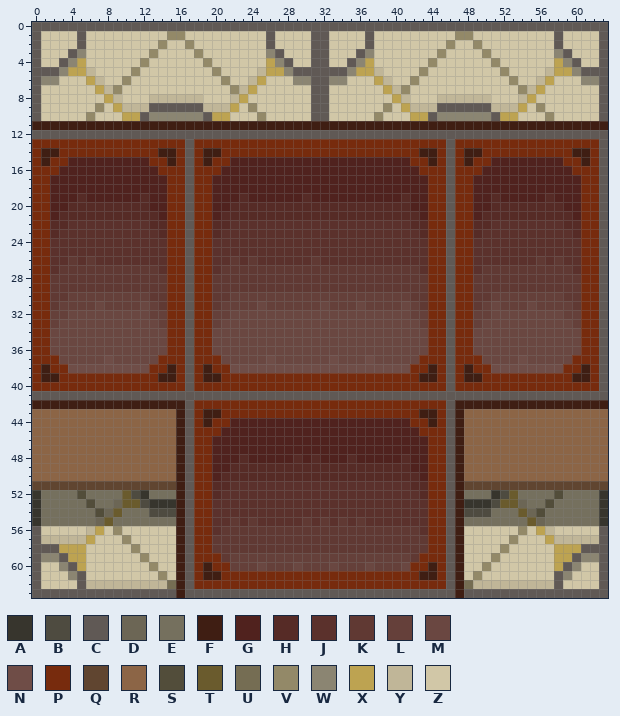
Pixel-art sprite -- SanityRush/Assets/Resources/Sprites/T_Wall_1.png. Above: the version before the commit.
The file is 64x64 pixels. Colours within 5 levels of each other are drawn and written as one.
Palette (. is transparent): A #37352d  B #4e4b40  C #605955  D #6c6655  E #75705e  F #3f1e13  G #50221e  H #562b26  J #5b312c  K #603933  L #65403a  M #6a4741  N #6f4d47  P #772b0d  Q #604530  R #8c6546  S #524d3a  T #6a5b2d  U #756d53  V #938968  W #8b8572  X #bda351  Y #c0b698  Z #d1c7a7
Pixels before (only the part around the change), first column x 0:
 9 CZZZZZZVZXYYYCCCCCCYYYXZVZZZZZZCCZZZZZZVZXYYYCCCCCCYYYXZVZZZZZZC
10 CZZZZZVZZZXXCWWWWWWCXXZZZVZZZZZCCZZZZZVZZZXXCWWWWWWCXXZZZVZZZZZC
11 FFFFFFFFFFFFFFFFFFFFFFFFFFFFFFFFFFFFFFFFFFFFFFFFFFFFFFFFFFFFFFFF
12 CCCCCCCCCCCCCCCCCCCCCCCCCCCCCCCCCCCCCCCCCCCCCCCCCCCCCCCCCCCCCCCC
13 PPPPPPPPPPPPPPPPPCPPPPPPPPPPPPPPPPPPPPPPPPPPPPCPPPPPPPPPPPPPPPPC
14 PFFPPPPPPPPPPPFFPCPFFPPPPPPPPPPPPPPPPPPPPPPFFPCPFFPPPPPPPPPPFFPC
15 PFPPGGGGGGGGGPPFPCPFPPGGGGGGGGGGGGGGGGGGGGPPFPCPFPPGGGGGGGGPPFPC
16 PPPGGGGGGGGGGGPPPCPPPGGGGGGGGGGGGGGGGGGGGGGPPPCPPPGGGGGGGGGGPPPC
17 PPGGGGGGGGGGGGGPPCPPGGGGGGGGGGGGGGGGGGGGGGGGPPCPPGGGGGGGGGGGGPPC
18 PPGGGGGGGGGGGGGPPCPPGGGGGGGGGGGGGGGGGGGGGGGGPPCPPGGGGGGGGGGGGPPC
19 PPGGGHGGGGGGHGGPPCPPGGGHGGGGGGHGGGGGGGGGGHGGPPCPPGGHGGGGGHGGGPPC
20 PPGGHHHHHHHHHGGPPCPPGGHHHHHHHHHHHHHHHHHHHHGGPPCPPGGHHHHHHHHGGPPC
21 PPGHHHHHHHHHHHGPPCPPGHHHHHHHHHHHHHHHHHHHHHHGPPCPPGHHHHHHHHHHGPPC
22 PPHHJJJJJJJJJHHPPCPPHHJJJJJJJJJJJJJJJJJJJJHHPPCPPHHJJJJJJJJHHPPC
23 PPHJJJJJJJJJJJHPPCPPHJJJJJJJJJJJJJJJJJJJJJJHPPCPPHJJJJJJJJJJHPPC
24 PPJJJJJJJJJJJJJPPCPPJJJJJJJJJJJJJJJJJJJJJJJJPPCPPJJJJJJJJJJJJPPC
25 PPJJJJJJJJJJJJJPPCPPJJJJJJJJJJJJJJJJJJJJJJJJPPCPPJJJJJJJJJJJJPPC
26 PPJJKJKJJJJJJJJPPCPPJJKJKJJJJJJKJJJJJJJJJJJJPPCPPJJJJJJJKJKJJPPC
27 PPJKKKKKKKKKKKJPPCPPJKKKKKKKKKKKKKKKKKKKKKKJPPCPPJKKKKKKKKKKJPPC
28 PPKKKKKKKKKKKKKPPCPPKKKKKKKKKKKKKKKKKKKKKKKKPPCPPKKKKKKKKKKKKPPC
29 PPKKKKKKKKKKKKKPPCPPKKKKKKKKKKKKKKKKKKKKKKKKPPCPPKKKKKKKKKKKKPPC
30 PPKKLLLLLLLLLKKPPCPPKKLLLLLLLLLLLLLLLLLLLLKKPPCPPKKLLLLLLLLKKPPC
31 PPKLLLLMLLLLMLKPPCPPKLLLLMLLLLLLMLLLMLLLLMLKPPCPPKLMLLLMLLLLKPPC
32 PPLLMMMMMMMMMLLPPCPPLLMMMMMMMMMMMMMMMMMMMMLLPPCPPLLMMMMMMMMLLPPC
33 PPLMMMMMMMMMMMLPPCPPLMMMMMMMMMMMMMMMMMMMMMMLPPCPPLMMMMMMMMMMLPPC
34 PPMMMMMMMMMMMMMPPCPPMMMMMMMMMMMMMMMMMMMMMMMMPPCPPMMMMMMMMMMMMPPC
35 PPMMMMMMMMMMMMMPPCPPMMMMMMMMMMMMMMMMMMMMMMMMPPCPPMMMMMMMMMMMMPPC
36 PPMMMMMMMMMMMMMPPCPPMMMMMMMMMMMMMMMMMMMMMMMMPPCPPMMMMMMMMMMMMPPC
37 PPPMMMMMNMMMMMPPPCPPPMMMMMNMMMMMMNMMMNMMMMMPPPCPPPMMMMNMMMMMPPPC
38 PFPPNNNNNNNNNPPFPCPFPPNNNNNNNNNNNNNNNNNNNNPPFPCPFPPNNNNNNNNPPFPC
39 PFFPPPPPPPPPPPFFPCPFFPPPPPPPPPPPPPPPPPPPPPPFFPCPFFPPPPPPPPPPFFPC
40 PPPPPPPPPPPPPPPPPCPPPPPPPPPPPPPPPPPPPPPPPPPPPPCPPPPPPPPPPPPPPPPC
41 CCCCCCCCCCCCCCCCCCCCCCCCCCCCCCCCCCCCCCCCCCCCCCCCCCCCCCCCCCCCCCCC
42 FFFFFFFFFFFFFFFFFCPPPPPPPPPPPPPPPPPPPPPPPPPPPPCFFFFFFFFFFFFFFFFF
43 RRRRRRRRRRRRRRRRFCPFFPPPPPPPPPPPPPPPPPPPPPPFFPCFRRRRRRRRRRRRRRRR
44 RRRRRRRRRRRRRRRRFCPFPPGGGGGGGGGGGGGGGGGGGGPPFPCFRRRRRRRRRRRRRRRR
45 RRRRRRRRRRRRRRRRFCPPPGGGGGGGGGGGGGGGGGGGGGGPPPCFRRRRRRRRRRRRRRRR
46 RRRRRRRRRRRRRRRRFCPPGGGGGGGGGGGGGGGGGGGGGGGGPPCFRRRRRRRRRRRRRRRR
47 RRRRRRRRRRRRRRRRFCPPGGGGGGGGGGGGGGGGGGGGGGGGPPCFRRRRRRRRRRRRRRRR
48 RRRRRRRRRRRRRRRRFCPPGGGHGGGGGHGHGGGHGGGGGHGGPPCFRRRRRRRRRRRRRRRR
49 RRRRRRRRRRRRRRRRFCPPGGHHHHHHHHHHHHHHHHHHHHGGPPCFRRRRRRRRRRRRRRRR
50 RRRRRRRRRRRRRRRRFCPPGHHHHHHHHHHHHHHHHHHHHHHGPPCFRRRRRRRRRRRRRRRR
51 QQQQQQQQQQQQQQQQFCPPHHJJJJJJJJJJJJJJJJJJJJHHPPCFQQQQQQQQQQQQQQQQ
52 AEEEESEEEETBAEEEFCPPHJJJJJJJJJJJJJJJJJJJJJJHPPCFEEEABTEEEESEEEEA
53 AEEEEESEEDTTBAAAFCPPJJJJJJJJJJJJJJJJJJJJJJJJPPCFAAABTTDEESEEEEEA
54 AEEEEEESDTEEEBBBFCPPJJJJJJJJJJJJJJJJJJJJJJJJPPCFBBBEEETDSEEEEEEA
55 AEEEEEEDTEEEEEEEFCPPJJKJKJJJJJKJKJKJKJJJJJJJPPCFEEEEEEETDEEEEEEA
56 CZZZZZYXZVZZZZZZFCPPJKKKKKKKKKKKKKKKKKKKKKKJPPCFZZZZZZVZXYZZZZZC
57 CYYYYYXZZZVZZZZZFCPPKKKKKKKKKKKKKKKKKKKKKKKKPPCFZZZZZVZZZXYYYYYC
58 CCCXXXZZZZZVZZZZFCPPKKKKKKKKKKKKKKKKKKKKKKKKPPCFZZZZVZZZZZXXXCCC
59 CWWCXXZZZZZZVZZZFCPPPKLLLLLLLLLLLLLLLLLLLLKPPPCFZZZVZZZZZZXXCWWC
60 CZZWCXZZZZZZZVZZFCPFPPLLLMLLLMLLLMLLLMLLLMPPFPCFZZVZZZZZZZXCWZZC
61 CZZZWCZZZZZZZZVZFCPFFPPPPPPPPPPPPPPPPPPPPPPFFPCFZVZZZZZZZZCWZZZC
62 CZZZZCYYYYYYYYYUFCPPPPPPPPPPPPPPPPPPPPPPPPPPPPCFUYYYYYYYYYCZZZZC
63 CCCCCCCCCCCCCCCCFCCCCCCCCCCCCCCCCCCCCCCCCCCCCCCFCCCCCCCCCCCCCCCC
The result:
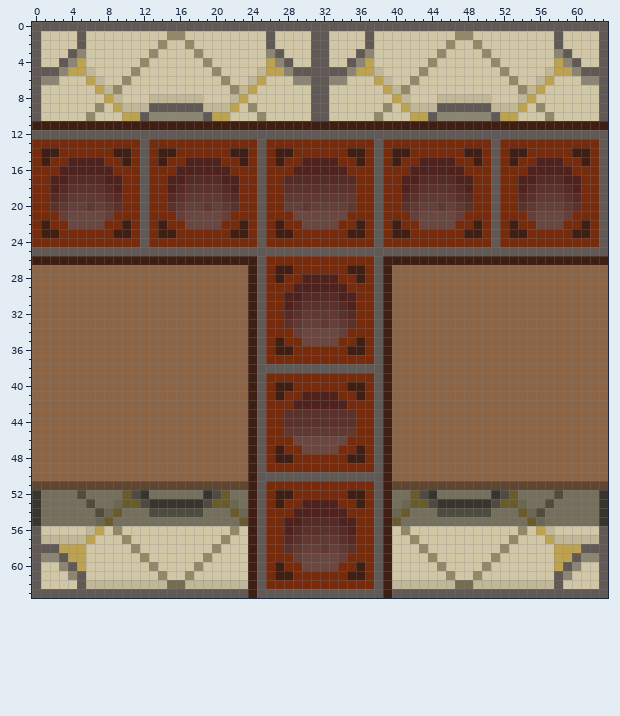
Edits made:
Changed rows in their new state; - is an unchanged pixel.
first column x 0:
13 ------------C----P-------C------------C-------P----C------------
14 ---------FF-C----P-PP-FF-C-FF------FF-C-FF-PP-P----C-FF---------
15 --------PPFPC-FP-GGGG-PFPCPFPP----PPFPCPFP-GGGG-PF-CPFPP--------
16 ---------PPPCP--GGGGG-PPPCPPP------PPPCPPP-GGGGG--PCPPP---------
17 ----HHHH--PPCPPGGHHHH--PPCPPHHHHHHHHPPCPP--HHHHGGPPCPP--HHH-----
18 ---HJJJJH-PPCPPGHJJJJH-PPCPPJJJJJJJJPPCPP-HJJJJHGPPCPP-HJJJH----
19 --HJKKKKJHPPCPPHJKKKKJHPPCPPKKKKKKKKPPCPP-JKKKKJHPPCPPHJKKKJH---
20 --JKLLKLKJPPCPPJKLLKLKJPPCPPLLKLLLLKPPCPPJKLLKLKJPPCPPJKLLLKJ---
21 --PLMMMMLPPPCPP-LMMMMLPPPCPPPMMMMMMPPPCPPPLMMMML-PPCPPPLMMMLP---
22 -FPPMMMMPPFPCPF--MMMMPPFPCPFPPMMMMPPFPCPFPPMMMM--FPCPFPPMMMPPF--
23 -FFPPPPPPFFPCPFF-P--PPFFPCPFFPPPPPPFFPCPFFPP--P-FFPCPFFPPPPPFF--
24 --PPPPPPPPPPCPP--P--PPPPPCPPPPPPPPPPPPCPPPPP--P--PPCPPPPPPPPP---
25 CCCCCCCCCCCCCCCCC-CCCCCCCCCCCCCCCCCCCCCCCCCCCC-CCCCCCCCCCCCCCCC-
26 FFFFFFFFFFFFFFFFFFFFFFFFFCPPPPPPPPPPPPCFFFFFFFFFFFFFFFFFFFFFFFFF
27 RRRRRRRRRRRRRRRRRRRRRRRRFCPFFPPPPPPFFPCFRRRRRRRRRRRRRRRRRRRRRRRR
28 RRRRRRRRRRRRRRRRRRRRRRRRFCPFPPGGGGPPFPCFRRRRRRRRRRRRRRRRRRRRRRRR
29 RRRRRRRRRRRRRRRRRRRRRRRRFCPPPGGGGGGPPPCFRRRRRRRRRRRRRRRRRRRRRRRR
30 RRRRRRRRRRRRRRRRRRRRRRRRFCPPGGHHHHGGPPCFRRRRRRRRRRRRRRRRRRRRRRRR
31 RRRRRRRRRRRRRRRRRRRRRRRRFCPPGHJJJJHGPPCFRRRRRRRRRRRRRRRRRRRRRRRR
32 RRRRRRRRRRRRRRRRRRRRRRRRFCPPHJKKKKJHPPCFRRRRRRRRRRRRRRRRRRRRRRRR
33 RRRRRRRRRRRRRRRRRRRRRRRRFCPPJKLLKLKJPPCFRRRRRRRRRRRRRRRRRRRRRRRR
34 RRRRRRRRRRRRRRRRRRRRRRRRFCPPPL----LPPPCFRRRRRRRRRRRRRRRRRRRRRRRR
35 RRRRRRRRRRRRRRRRRRRRRRRRFCPFPP----PPFPCFRRRRRRRRRRRRRRRRRRRRRRRR
36 RRRRRRRRRRRRRRRRRRRRRRRRFCPFFPPPPPPFFPCFRRRRRRRRRRRRRRRRRRRRRRRR
37 RRRRRRRRRRRRRRRRRRRRRRRRFCPPPPPPPPPPPPCFRRRRRRRRRRRRRRRRRRRRRRRR
38 RRRRRRRRRRRRRRRRRRRRRRRRFCCCCCCCCCCCCCCFRRRRRRRRRRRRRRRRRRRRRRRR
39 RRRRRRRRRRRRRRRRRRRRRRRRFC------------CFRRRRRRRRRRRRRRRRRRRRRRRR
40 RRRRRRRRRRRRRRRRRRRRRRRRFC-FF------FF-CFRRRRRRRRRRRRRRRRRRRRRRRR
41 RRRRRRRRRRRRRRRRRRRRRRRRF-PFPPGGGGPPFP-FRRRRRRRRRRRRRRRRRRRRRRRR
42 RRRRRRRRRRRRRRRRRRRRRRRRFC---GGGGGG---CFRRRRRRRRRRRRRRRRRRRRRRRR
43 ----------------RRRRRRRRFC--JJJJJJJJ--CFRRRRRRRR----------------
44 ----------------RRRRRRRRFCPPJJJJJJJJPPCFRRRRRRRR----------------
45 ----------------RRRRRRRRFCPPKKKKKKKKPPCFRRRRRRRR----------------
46 ----------------RRRRRRRRFCPPPMMMMMMPPPCFRRRRRRRR----------------
47 ----------------RRRRRRRRFCPFPPMMMMPPFPCFRRRRRRRR----------------
48 ----------------RRRRRRRRFCPFFPPPPPPFFPCFRRRRRRRR----------------
49 ----------------RRRRRRRRFCPPPPPPPPPPPPCFRRRRRRRR----------------
50 ----------------RRRRRRRRFCCCCCCCCCCCCCCFRRRRRRRR----------------
51 ----------------QQQQQQQQFCPPPPPPPPPPPPCFQQQQQQQQ----------------
52 ----------------EEEABTEEFCPFFPPPPPPFFPCFEETBAEEE----------------
53 ----------------AAABTTDEFCPFPPGGGGPPFPCFEDTTBAAA----------------
54 ----------------BBBEEETDFCPPPGGGGGGPPPCFDTEEEBBB----------------
55 ----------------EEEEEEETFCPPGGHHHHGGPPCFTEEEEEEE----------------
56 ----------------ZZZZZZVZFCPPGHJJJJHGPPCFZVZZZZZZ----------------
57 ----------------ZZZZZVZZFCPPHJ----JHPPCFZZVZZZZZ----------------
58 ----------------ZZZZVZZZFCPPJ-LL-L-JPPCFZZZVZZZZ----------------
59 ----------------ZZZVZZZZFCPPP-MMMM-PPPCFZZZZVZZZ----------------
60 ----------------ZZVZZZZZFCPFPPMMM-PPFPCFZZZZZVZZ----------------
61 ----------------ZVZZZZZZFC-FF------FF-CFZZZZZZVZ----------------
62 ----------------UYYYYYYYFC------------CFYYYYYYYU----------------
63 ----------------C-------F--------------F-------C----------------
